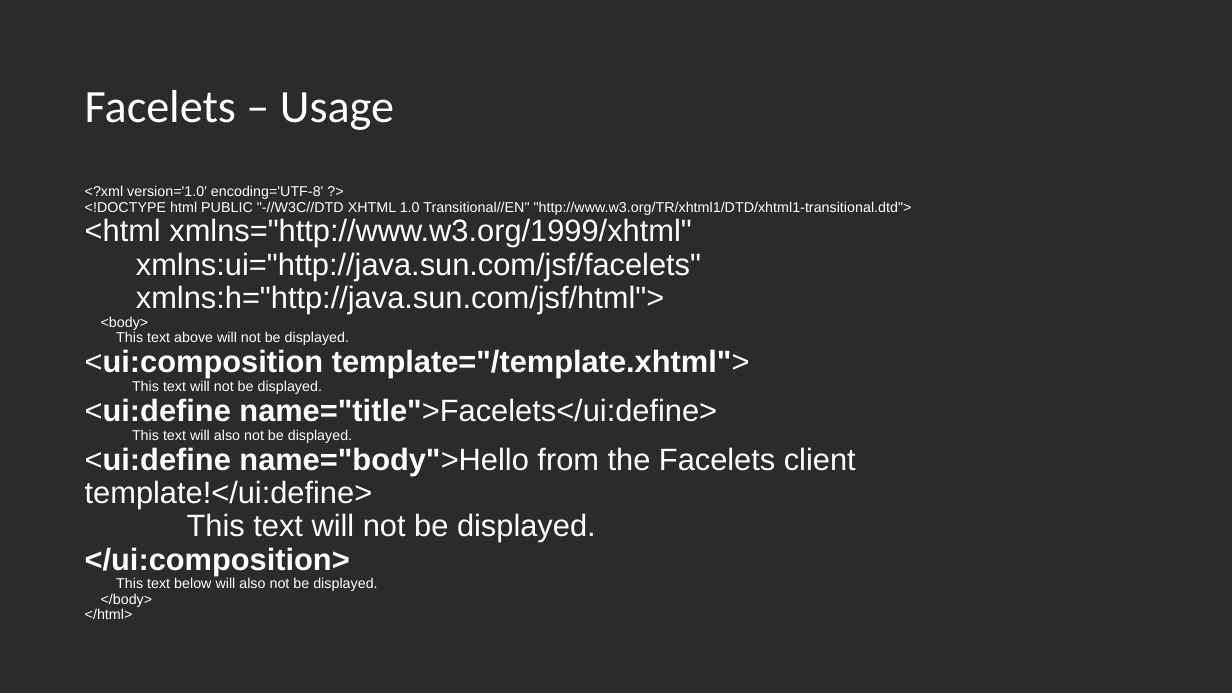
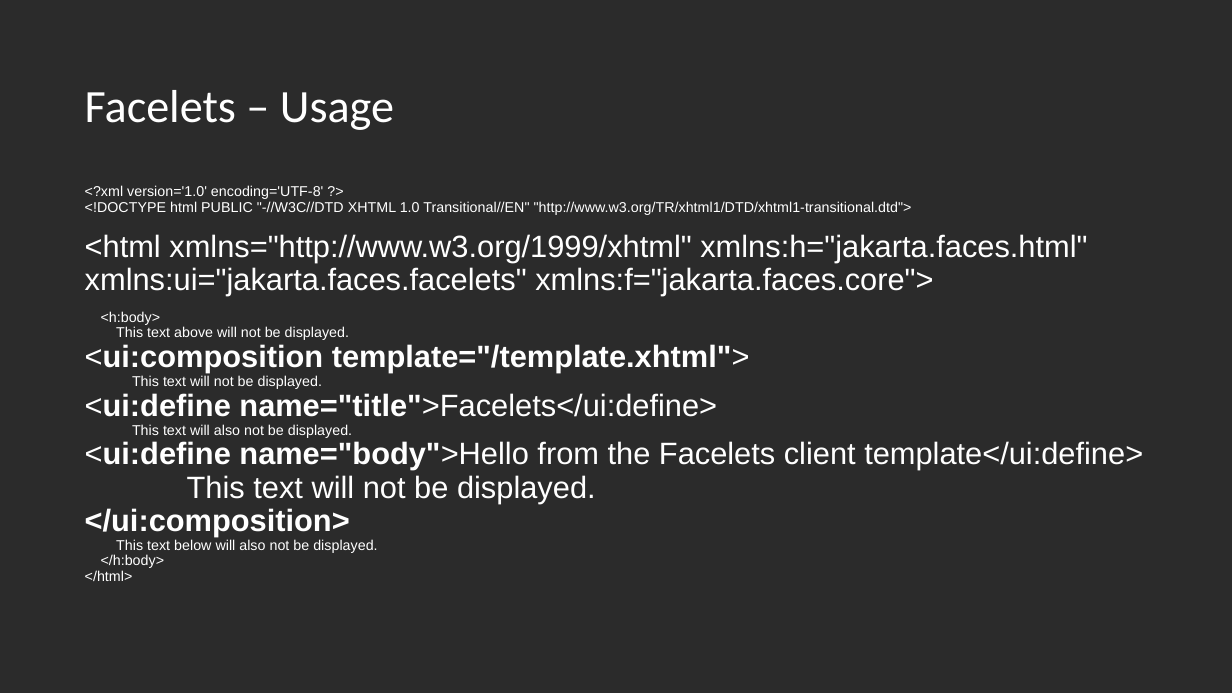
Before and after one commit to aubi/education, a slide deck: slide 30 of jakarta/faces/Introduction/faces-introduction.pptx. Drawn at 1232x693 pixels with LibreOffice and Linux fonts; fonts in the diff are those of the drawing; background and template pictures are left out; a plain dark background stands for a picture behind light text. Boxes give left, top, right and bottom in pixels: in the first picture for what was removed or moved away, otherwise in the second. Text is boxed around its words. In the diff, an @@ line names an element or a change of style, - is before the commit and + after.

```diff
--- a/jakarta/faces/Introduction/faces-introduction.pptx
+++ b/jakarta/faces/Introduction/faces-introduction.pptx
@@ text at [85,234,1087,325]: text changed @@
-<html xmlns="http://www.w3.org/1999/xhtml"
-xmlns:ui="http://java.sun.com/jsf/facelets"
-xmlns:h="http://java.sun.com/jsf/html">
-<body>
+<html xmlns="http://www.w3.org/1999/xhtml" xmlns:h="jakarta.faces.html" xmlns:ui="jakarta.faces.facelets" xmlns:f="jakarta.faces.core">
+<h:body>
@@ text at [85,441,1143,470]: text changed @@
-<ui:define name="body">Hello from the Facelets client template!</ui:define>
+<ui:define name="body">Hello from the Facelets client template</ui:define>
@@ text at [101,554,165,568]: text changed @@
-</body>
+</h:body>
```
Also in this commit, not shown: 3 other slides changed.
